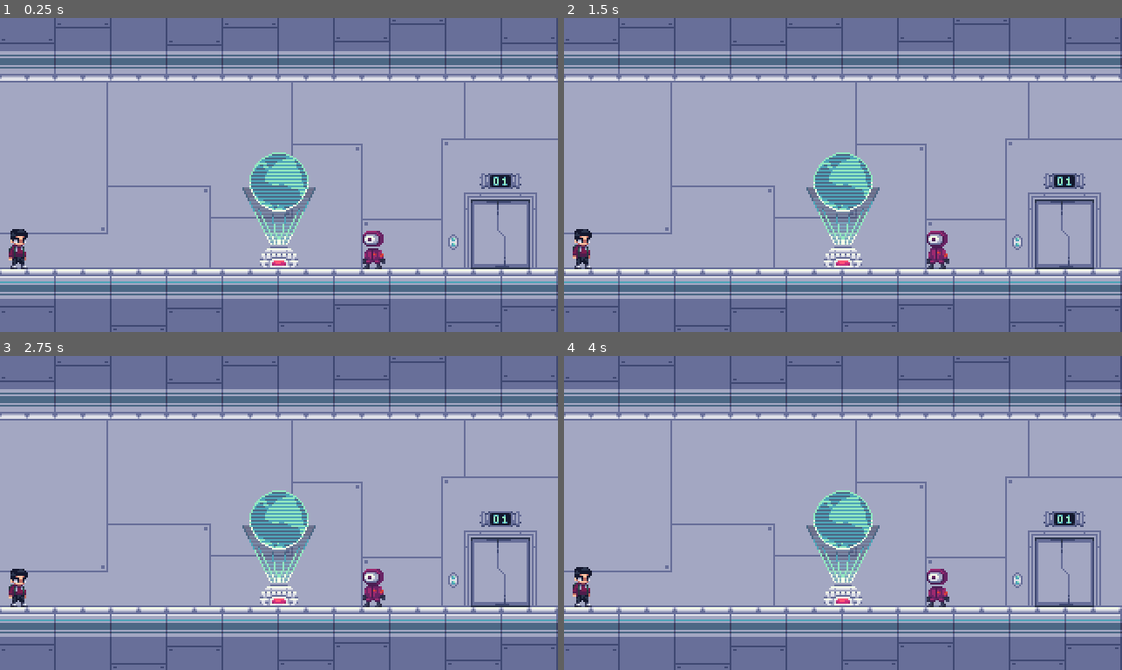
Above: before the commit, frames 1-4 (two rows, left to right).
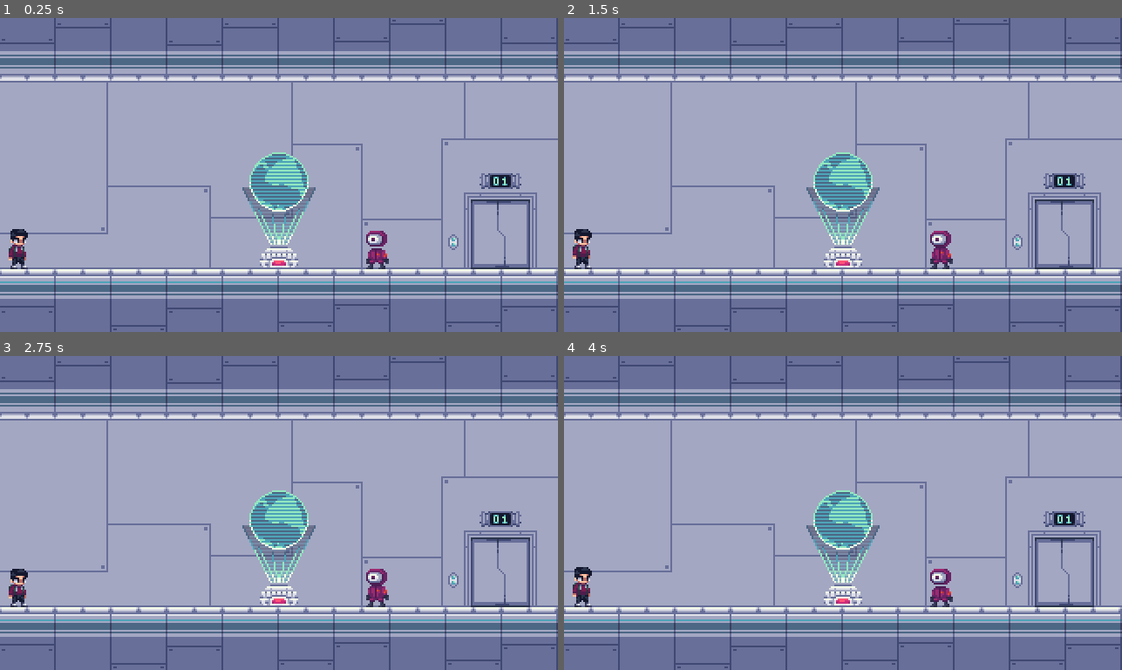
Above: after the commit, the same moments.

Repository: 2022M1T4-Inteli/My-roadlab
Game: Godot game, scene res://Scenes/Level.tscn
Two runs of this game, one before a commit and one after it. Both use one fixed random seed, a clock stepped at 60 frames per second and the inputs below.
Inputs:
- Up to frame 1 (0.25 s): no input
- Up to frame 2 (1.5 s): tap Enter (ui_accept) at 0.5, 0.77, 0.8, 1.07, 1.35 s; tap E (ui_E) at 0.6 s
- Up to frame 3 (2.75 s): tap Enter (ui_accept) at 1.52, 1.82, 2.3 s; tap E (ui_E) at 1.55, 2.1 s
- Up to frame 4 (4 s): tap E (ui_E) at 2.85 s; tap Enter (ui_accept) at 3.02, 3.32, 3.6, 3.77 s

The runs differ from the first frame. In frame 1, 0.4% of the frame differs, in the area x 65-70%, y 67-80%; in frame 2, 0.4%; in frame 3, 0.4%; in frame 4, 0.4%.

Commit message:
Atualização caixa de dialogo

Diff:
--- /dev/null
+++ b/src/Projeto Inteli/Scenes/DialogueBox/DialogueBox.tscn
@@ -0,0 +1,55 @@
+[gd_scene load_steps=4 format=2]
+
+[ext_resource path="res://Minecraftia-Regular.ttf" type="DynamicFontData" id=1]
+[ext_resource path="res://Sprites/Dialogo.png" type="Texture" id=2]
+
+[sub_resource type="DynamicFont" id=7]
+size = 8
+extra_spacing_top = -2
+extra_spacing_bottom = -2
+font_data = ExtResource( 1 )
+
+[node name="DialogueBox" type="Control"]
+margin_left = 53.0
+margin_top = 143.0
+margin_right = 273.0
+margin_bottom = 172.0
+__meta__ = {
+"_edit_use_anchors_": false
+}
+
+[node name="Sprite" type="Sprite" parent="."]
+position = Vector2( 107, -53 )
+texture = ExtResource( 2 )
+hframes = 2
+
+[node name="TextureRect" type="TextureRect" parent="."]
+anchor_left = 0.5
+anchor_top = 1.381
+anchor_right = 0.5
+anchor_bottom = 1.381
+margin_left = -79.0
+margin_top = -32.049
+margin_right = 105.0
+margin_bottom = -9.049
+expand = true
+__meta__ = {
+"_edit_use_anchors_": false
+}
+
+[node name="RichTextLabel" type="RichTextLabel" parent="."]
+anchor_left = 0.521
+anchor_top = 1.069
+anchor_right = 0.559
+anchor_bottom = 1.069
+margin_left = -83.62
+margin_top = -23.001
+margin_right = 92.02
+margin_bottom = 0.999001
+custom_colors/default_color = Color( 0, 0, 0, 1 )
+custom_fonts/normal_font = SubResource( 7 )
+bbcode_enabled = true
+scroll_active = false
+__meta__ = {
+"_edit_use_anchors_": false
+}
--- a/src/Projeto Inteli/Scenes/Level.tscn
+++ b/src/Projeto Inteli/Scenes/Level.tscn
@@ -1,9 +1,10 @@
-[gd_scene load_steps=5 format=2]
+[gd_scene load_steps=6 format=2]
 
 [ext_resource path="res://Scenes/Ground/Ground.tscn" type="PackedScene" id=1]
 [ext_resource path="res://Scenes/Player/Player.tscn" type="PackedScene" id=2]
 [ext_resource path="res://Scenes/Cenários/Cenário 1.tscn" type="PackedScene" id=3]
 [ext_resource path="res://Scenes/NPC/NPC.tscn" type="PackedScene" id=4]
+[ext_resource path="res://Scenes/DialogueBox/DialogueBox.tscn" type="PackedScene" id=5]
 
 [node name="Level" type="Node2D"]
 
@@ -14,7 +15,13 @@
 position = Vector2( 154, 154 )
 
 [node name="NPC" parent="." instance=ExtResource( 4 )]
-position = Vector2( 215, 131 )
+position = Vector2( 217, 131 )
+
+[node name="DialogueBox" parent="NPC" instance=ExtResource( 5 )]
+margin_left = -164.0
+margin_top = 12.0
+margin_right = 56.0
+margin_bottom = 41.0
 
 [node name="Player" parent="." instance=ExtResource( 2 )]
 position = Vector2( 10, 131 )
--- a/src/Projeto Inteli/Scenes/NPC/NPC.tscn
+++ b/src/Projeto Inteli/Scenes/NPC/NPC.tscn
@@ -1,10 +1,8 @@
-[gd_scene load_steps=19 format=2]
+[gd_scene load_steps=16 format=2]
 
 [ext_resource path="res://Sprites/OlhoParado.png" type="Texture" id=1]
 [ext_resource path="res://Scenes/ButtonIndicator/Button.tscn" type="PackedScene" id=2]
 [ext_resource path="res://Scripts/NPC.gd" type="Script" id=3]
-[ext_resource path="res://Sprites/PlaceHolder.png" type="Texture" id=4]
-[ext_resource path="res://Minecraftia-Regular.ttf" type="DynamicFontData" id=5]
 [ext_resource path="res://Sprites/OlhoParadoInRange.png" type="Texture" id=6]
 
 [sub_resource type="RectangleShape2D" id=1]
@@ -96,10 +94,6 @@
 
 [sub_resource type="AnimationNodeStateMachinePlayback" id=12]
 
-[sub_resource type="DynamicFont" id=7]
-size = 8
-font_data = ExtResource( 5 )
-
 [node name="NPC" type="Area2D"]
 script = ExtResource( 3 )
 
@@ -131,43 +125,6 @@
 active = true
 parameters/playback = SubResource( 12 )
 
-[node name="DialogueBox" type="Control" parent="."]
-margin_left = -47.0
-margin_top = -39.0
-margin_right = 46.0
-margin_bottom = -13.0
-__meta__ = {
-"_edit_group_": true,
-"_edit_use_anchors_": false
-}
-
-[node name="TextureRect" type="TextureRect" parent="DialogueBox"]
-anchor_right = 1.0
-anchor_bottom = 1.0
-texture = ExtResource( 4 )
-expand = true
-stretch_mode = 1
-__meta__ = {
-"_edit_use_anchors_": false
-}
-
-[node name="RichTextLabel" type="RichTextLabel" parent="DialogueBox"]
-anchor_right = 1.0
-anchor_bottom = 1.0
-margin_left = 2.0
-margin_top = 2.0
-margin_right = -2.0
-margin_bottom = -2.0
-custom_colors/default_color = Color( 0, 0, 0, 1 )
-custom_fonts/normal_font = SubResource( 7 )
-bbcode_enabled = true
-scroll_active = false
-__meta__ = {
-"_edit_use_anchors_": false
-}
-
-[node name="Tween" type="Tween" parent="DialogueBox"]
-
 [node name="Sprite" type="Sprite" parent="."]
 position = Vector2( 0, 0.99 )
 rotation = -3.14159
@@ -182,5 +139,8 @@
 texture = ExtResource( 6 )
 hframes = 15
 
+[node name="Tween" type="Tween" parent="."]
+
 [connection signal="body_entered" from="." to="." method="_on_NPC_body_entered"]
 [connection signal="body_exited" from="." to="." method="_on_NPC_body_exited"]
+[connection signal="tween_completed" from="Tween" to="." method="_on_Tween_tween_completed"]
--- a/src/Projeto Inteli/Scripts/NPC.gd
+++ b/src/Projeto Inteli/Scripts/NPC.gd
@@ -2,8 +2,9 @@
 
 #Declaração de variaveis
 var player = false
+var fineshed = true
 
-var dialog = ['Olá!\nEu sou um teste', 'Irei ajuda-lo daqui pra frente']
+var dialog = ['Olá, seja bem vindo!\nIrei ajuda-lo daqui pra frente.']
 var dialogIndex = 0
 
 func _ready():
@@ -11,11 +12,15 @@
 	$Button.visible = false
 	$DialogueBox.visible = false
 	$SpriteProx.visible = false
+	$DialogueBox/Sprite.frame = 0
+
 
 func _process(delta):
 	#Iniciando função
-	if Input.is_action_just_pressed("ui_accept") && $DialogueBox.visible && dialogIndex < dialog.size() + 1:
+	if Input.is_action_just_pressed("ui_accept") && $DialogueBox.visible && dialogIndex < dialog.size() + 1 && fineshed:
 		load_dialog()
+		$DialogueBox/Sprite.frame = 0
+		fineshed = false
 
 #Função para configurar a caixa de dialogo, criando a animação do texto e transição entre frases
 func load_dialog():
@@ -23,14 +28,15 @@
 		$DialogueBox/RichTextLabel.bbcode_text = dialog[dialogIndex]
 		$DialogueBox/RichTextLabel.percent_visible = 0
 #		yield(get_tree().create_timer(.5), "timeout")
-		$DialogueBox/Tween.interpolate_property($DialogueBox/RichTextLabel, "percent_visible", 0, 1, 1, Tween.TRANS_LINEAR, Tween.EASE_IN_OUT)
-		$DialogueBox/Tween.start()
+		$Tween.interpolate_property($DialogueBox/RichTextLabel, "percent_visible", 0, 1, 1, Tween.TRANS_LINEAR, Tween.EASE_IN_OUT)
+		$Tween.start()
 		dialogIndex += 1
 	else:
 		dialogIndex = 0
 		$DialogueBox/RichTextLabel.bbcode_text = dialog[dialogIndex]
 		$Button.visible = true
 		$DialogueBox.visible = false
+
 
 func _physics_process(delta):
 	#Definindo quando deve ser feita a transição entre o botão(E) e a caixa de dialogo
@@ -57,3 +63,8 @@
 	$Sprite.visible = true
 	$SpriteProx.visible = false
 	player = false
+
+#Criando animação da caixa de dialogo
+func _on_Tween_tween_completed(object, key):
+	$DialogueBox/Sprite.frame = 1
+	fineshed = true
Binary file added: src/Projeto Inteli/Sprites/Dialogo.png
Not shown, changed: src/Projeto Inteli/Sprites/Dialogo.png.import
Binary file removed: src/Projeto Inteli/Sprites/PlaceHolder.png
Not shown, changed: executáveis/HTML/ProjetoInteli.html
Not shown, changed: executáveis/HTML/ProjetoInteli.pck
Not shown, changed: executáveis/Windows/ProjetoInteli.pck
